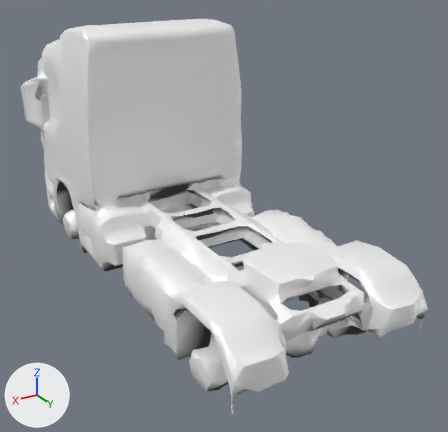
One commit to the glTF model godot/game/models/cars/titan_lo.glb: the scene before it, then after it.
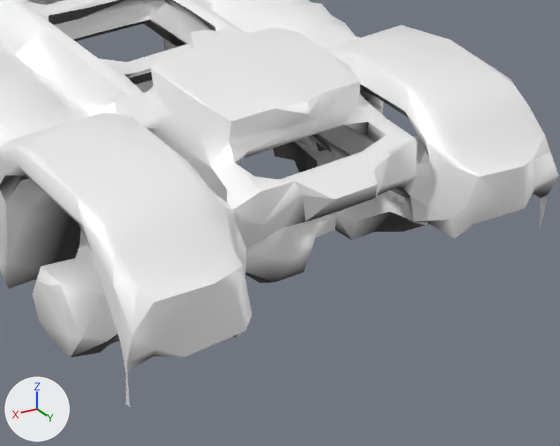
Each version appears first whole from a 50 mm camera at (3.67, 7.65, 4.57) aimed at (-0.25, 1.12, 1.3), and next in a close-up on the part from 39% to 96% of the width and 53% to 100% of the height. The lights are fixed; the arrows at lower left show +X, +Y and +Z. The last two pictures show the newer version. Vertices at exactly the same position are counted once.

Names of what the first close-up shows: 'body'.
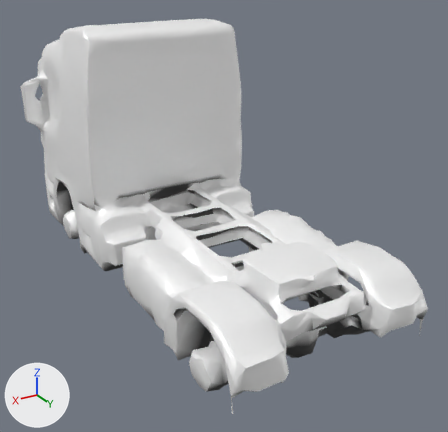
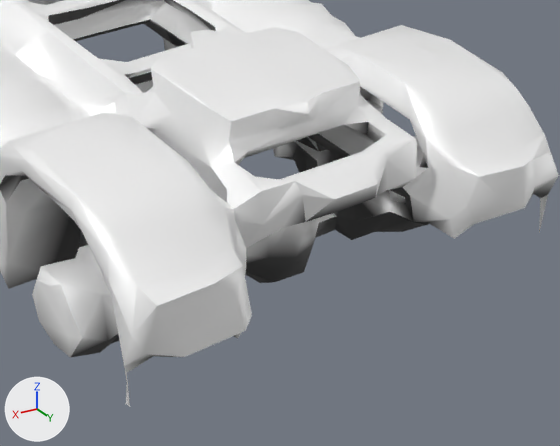
The newer file is also turned or shifted as a whole; pictures and numbers use the older file's frame.

Where the change shows, as pixel boxes [x1, y1, x2, y2] in the close-ups (560 x 446 px; the box of a moved part takes in the faces that stretch with it):
```json
{"part": 1, "of": "me_body", "change": "moved or reshaped", "before": [327, 40, 525, 196], "after": [327, 40, 514, 196]}
{"part": 2, "of": "me_body", "change": "moved or reshaped", "before": [0, 113, 215, 407], "after": [0, 113, 215, 407]}
{"part": 3, "of": "me_body", "change": "recoloured", "before": [74, 89, 445, 356], "after": [74, 89, 445, 356]}
```

Scene script edits in JSON lines:
```json
{"block": "me_body", "where": "me_body.from_pydata(...)  # 2467 vertices, 4997 faces; spans x -1.49..1.48, y -2.58..3.82, z 0.34..3.64"}
{"block": "me_body", "where": "# used by ob_body; location = (0.0, 0.0, 0.0)"}
{"block": "me_body", "change": "me_body part 1"}
{"block": "me_body", "change": "24 vertices are removed from x -1.26..-0.27, y 2.84..3.74, z 0.85..1.34"}
{"block": "me_body", "change": "94 faces are deleted"}
{"block": "me_body", "change": "4 vertices move from x -1.24..-0.6, y 2.72..3.53, z 1.09..1.33 to x -1.13..-0.6, y 2.72..3.53, z 1.08..1.33"}
{"block": "me_body", "change": "24 vertices are added at x -1.27..-0.29, y 2.82..3.75, z 0.85..1.34"}
{"block": "me_body", "change": "94 new faces join them"}
{"block": "me_body", "change": "me_body part 2"}
{"block": "me_body", "change": "14 vertices are removed from x 1.1..1.25, y 2.79..3.82, z 0.73..1.33"}
{"block": "me_body", "change": "55 faces are deleted"}
{"block": "me_body", "change": "6 vertices move from x 1.19..1.25, y 2.62..3.62, z 0.96..1.34 to x 1.2..1.25, y 2.62..3.59, z 1.03..1.34"}
{"block": "me_body", "change": "14 vertices are added at x 1.11..1.25, y 2.82..3.81, z 0.74..1.31"}
{"block": "me_body", "change": "55 new faces join them"}
{"block": "me_body", "change": "me_body part 3: 389 kept faces spanning x -1.25..1.23, y 1.05..3.69, z 0.42..1.2 get new vertex colours"}
```
